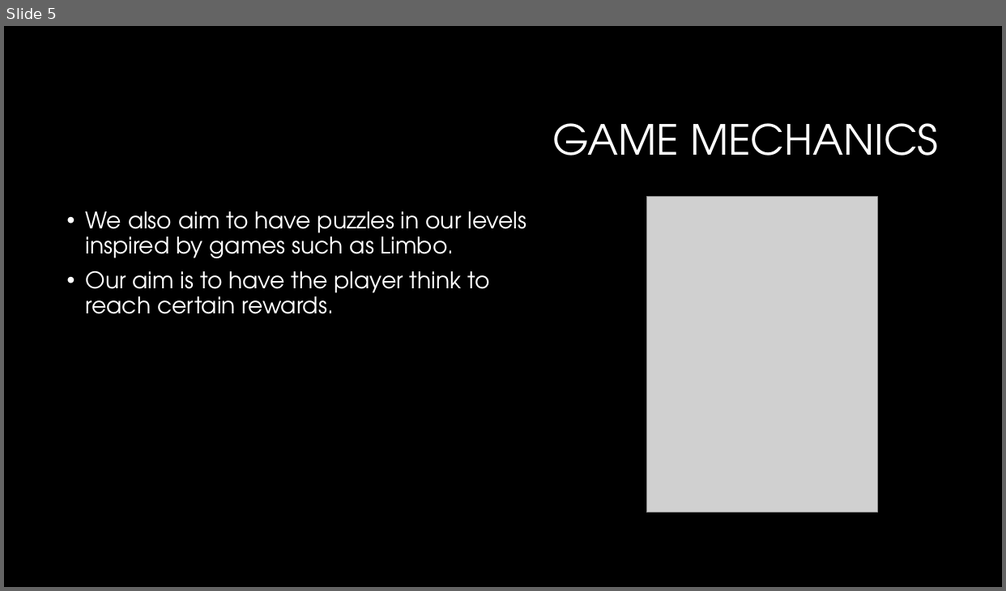
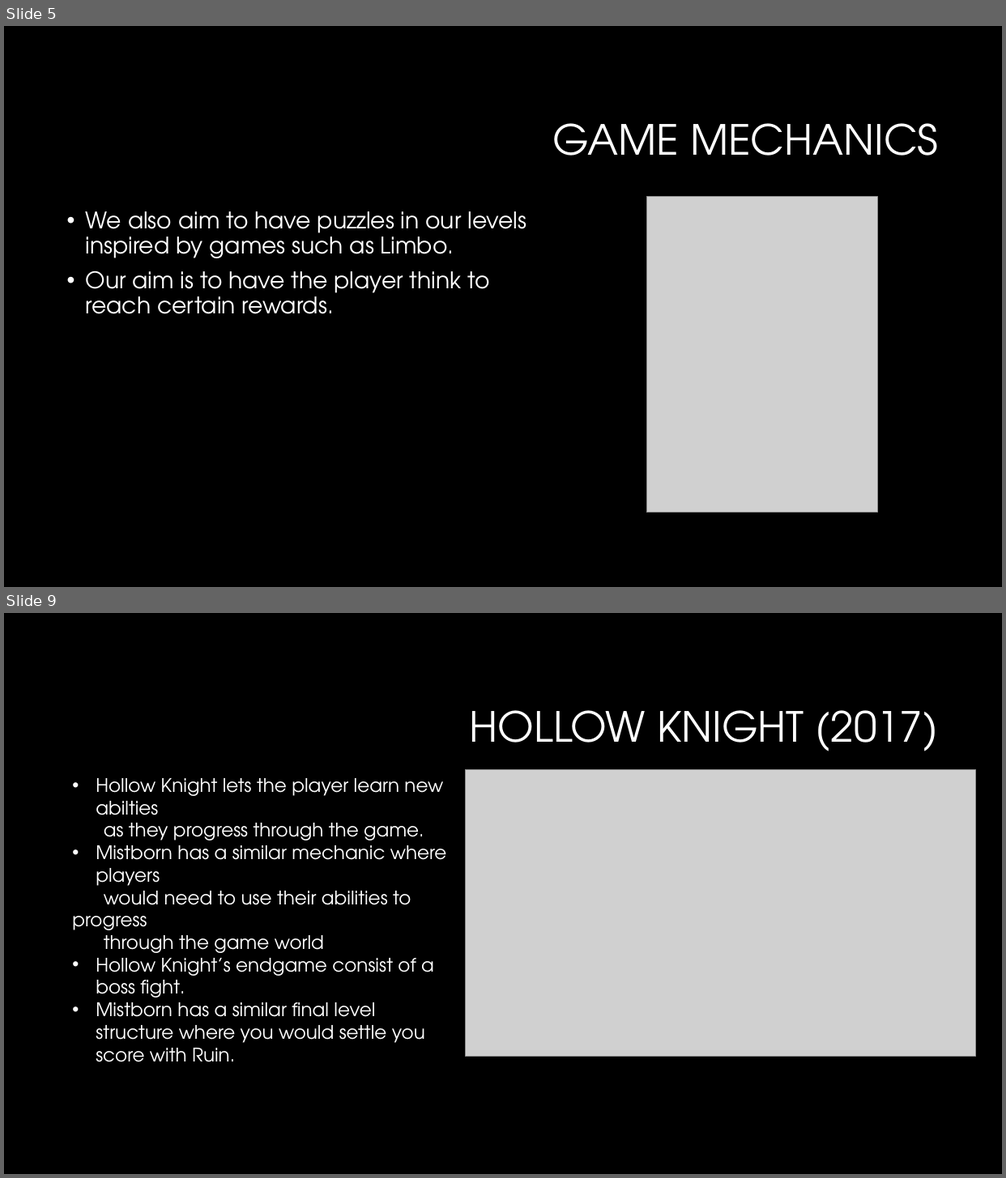
Before and after one commit to christian-plourde/COMP376-Project, a slide deck: Proposal/Proposal_Presentation.pptx. Shown one above the other, each under a label of ours: slide 5 before the commit, slides 5 and 9 after it; the slides between them are not shown. The pictures are 1006x591 and 1006x1178 pixels, drawn with LibreOffice and Linux fonts; fonts in the diff are those of the drawing; grey boxes stand for pictures; background and template pictures are left out. Boxes give left, top, right and bottom in pixels: in the first picture for what was removed or moved away, otherwise in the second. Text is boxed around its words. In the diff, an @@ line names an element or a change of style, - is before the commit and + after.

```diff
--- a/Proposal/Proposal_Presentation.pptx
+++ b/Proposal/Proposal_Presentation.pptx
@@ slide 9 added at [4, 613, 1002, 1174], background #000000 @@
@@ title added at [470, 710, 938, 752], 40 pt, text #FFFFFF @@
+HOLLOW KNIGHT (2017)
@@ text added at [72, 778, 447, 1063], 18 pt, text #FFFFFF @@
+• Hollow Knight lets the player learn new abilties
+as they progress through the game.
+• Mistborn has a similar mechanic where players
+would need to use their abilities to progress
+through the game world
+• Hollow Knight’s endgame consist of a boss fight.
+• Mistborn has a similar final level structure where you would settle you score with Ruin.
@@ picture added at [466, 770, 976, 1057] @@
```
Also in this commit, not shown: 2 slides changed, 3 other slides added, 1 other file.
